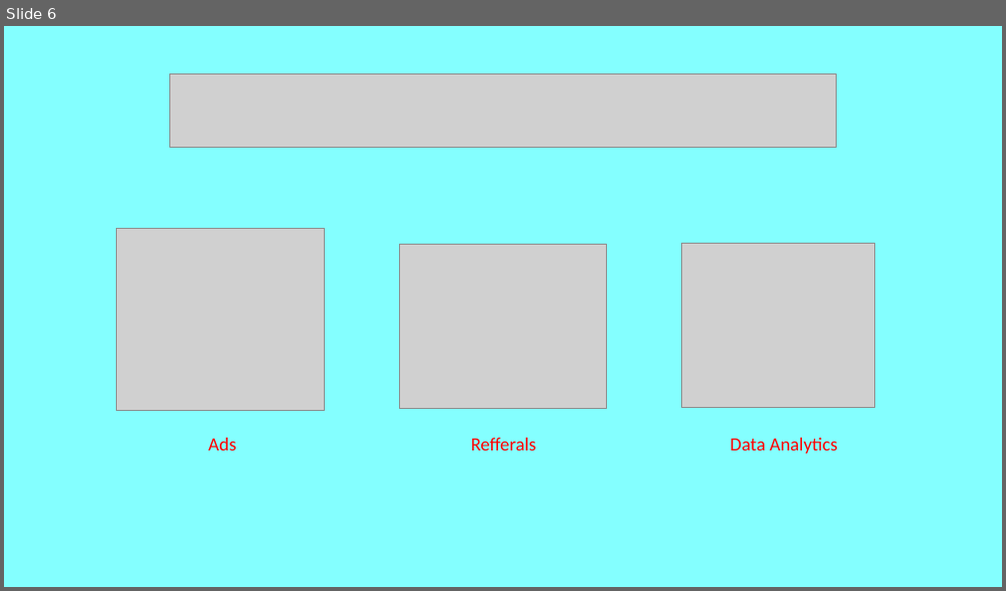
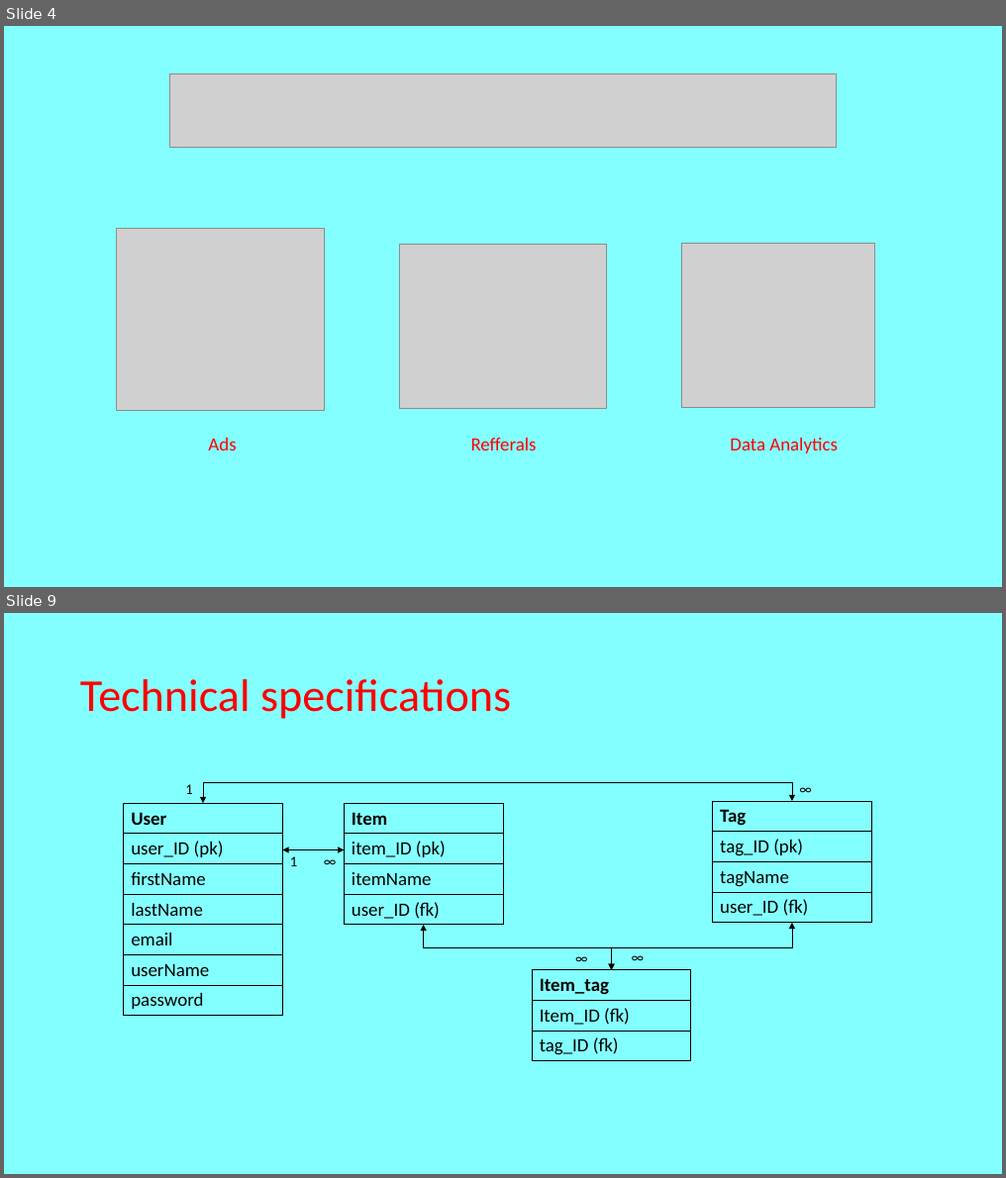
Before and after one commit to Samuraitje/Final-Project, a slide deck: Taggy.pptx. Shown one above the other, each under a label of ours: slide 6 before the commit, slides 4 and 9 after it; the slides between them are not shown. The pictures are 1006x591 and 1006x1178 pixels, drawn with LibreOffice and Linux fonts; fonts in the diff are those of the drawing; grey boxes stand for pictures. Boxes give left, top, right and bottom in pixels: in the first picture for what was removed or moved away, otherwise in the second. Text is boxed around its words. In the diff, an @@ line names an element or a change of style, - is before the commit and + after.

```diff
--- a/Taggy.pptx
+++ b/Taggy.pptx
@@ slide 9 added at [4,613,1002,1174], background #84FFFF @@
@@ title added at [80,679,511,719], 44 pt, text #FF0000 @@
+Technical specifications
@@ text added at [185,784,192,794], 14 pt, text #000000 @@
+1
@@ elbow double arrow added from (203, 803) to (792, 802), #000000 0.5 pt @@
@@ text added at [789,777,820,802], 14 pt, text #000000 @@
+∞
@@ table added at [124,803,282,1016], 7 rows, 1 columns @@
+User
+user_ID (pk)
+firstName
+lastName
+email
+userName
+password
@@ table added at [344,803,503,925], 4 rows, 1 columns @@
+Item
+item_ID (pk)
+itemName
+user_ID (fk)
@@ table added at [713,802,871,923], 4 rows, 1 columns @@
+Tag
+tag_ID (pk)
+tagName
+user_ID (fk)
@@ double arrow added from (282, 851) to (344, 851), #000000 0.5 pt @@
@@ text added at [290,857,297,866], 14 pt, text #000000 @@
+1 ∞
@@ elbow double arrow added from (423, 925) to (612, 970), #000000 0.5 pt @@
@@ elbow double arrow added from (612, 970) to (792, 923), #000000 0.5 pt @@
@@ text added at [564,946,595,970], 14 pt, text #000000 @@
+∞
@@ text added at [621,946,651,970], 14 pt, text #000000 @@
+∞
@@ table added at [532,970,690,1061], 3 rows, 1 columns @@
+Item_tag
+Item_ID (fk)
+tag_ID (fk)
@@ what was slide 6 is now slide 4 @@
```
Also in this commit, not shown: 6 other slides added, 31 other files.
